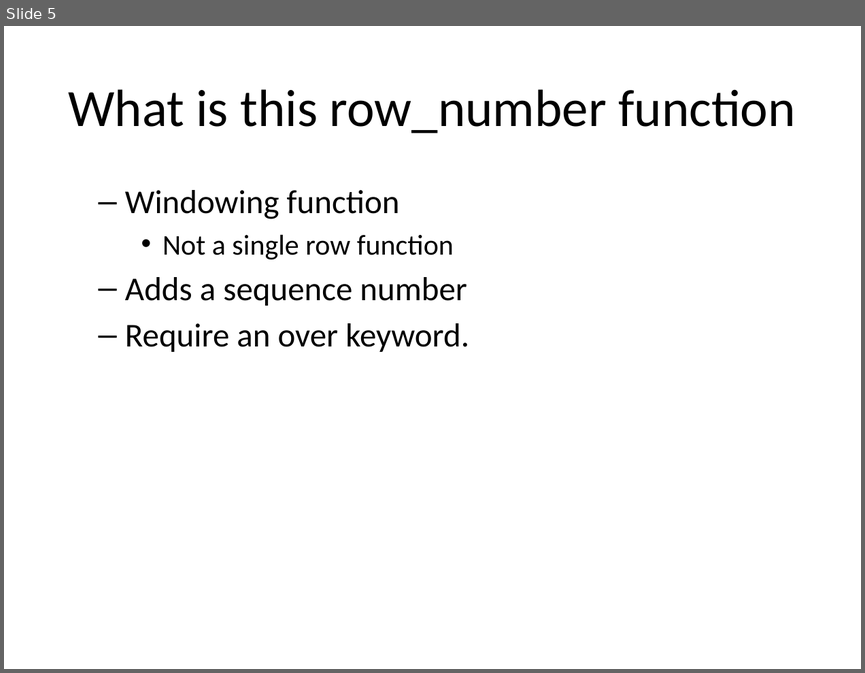
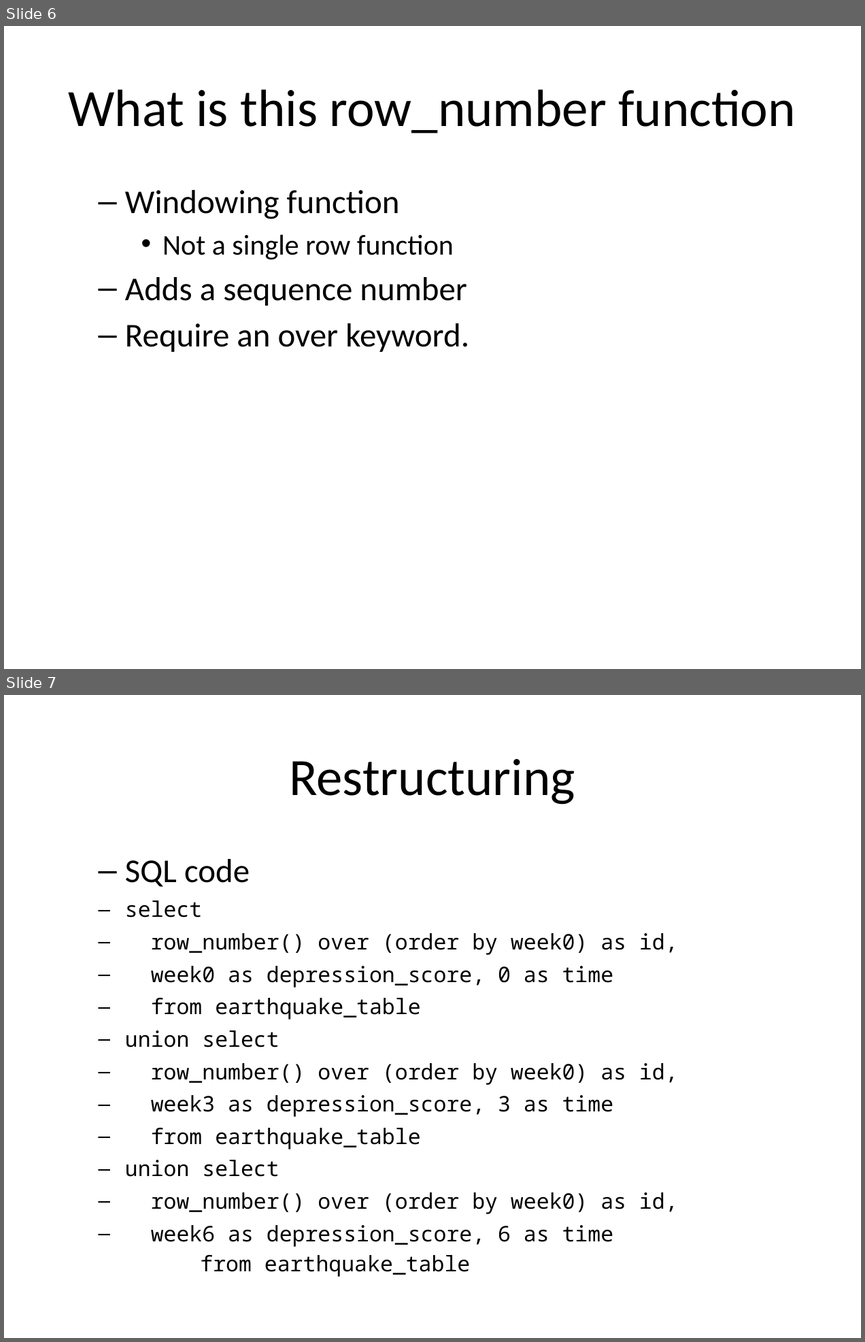
Before and after one commit to pmean/introduction-to-sql, a slide deck: module15-gathering-and-spreading/gather.pptx. Shown one above the other, each under a label of ours: slide 5 before the commit, slides 6 and 7 after it. The pictures are 865x673 and 865x1342 pixels, drawn with LibreOffice and Linux fonts; fonts in the diff are those of the drawing. Boxes give left, top, right and bottom in pixels: in the first picture for what was removed or moved away, otherwise in the second. Text is boxed around its words. In the diff, an @@ line names an element or a change of style, - is before the commit and + after.

```diff
--- a/module15-gathering-and-spreading/gather.pptx
+++ b/module15-gathering-and-spreading/gather.pptx
@@ slide 7 added at [4,695,861,1338], background #FFFFFF @@
@@ title added at [289,759,575,804], 44 pt, text #000000 @@
+Restructuring
@@ text added at [125,859,678,1276], 18 pt, text #000000 @@
+  – SQL code
+select
+row_number() over (order by week0) as id,
+week0 as depression_score, 0 as time
+from earthquake_table
+union select
+row_number() over (order by week0) as id,
+week3 as depression_score, 3 as time
+from earthquake_table
+union select
+row_number() over (order by week0) as id,
+week6 as depression_score, 6 as time
+from earthquake_table
@@ what was slide 5 is now slide 6 @@
```
Also in this commit, not shown: 3 slides changed, 1 other slide added, 3 other files.
